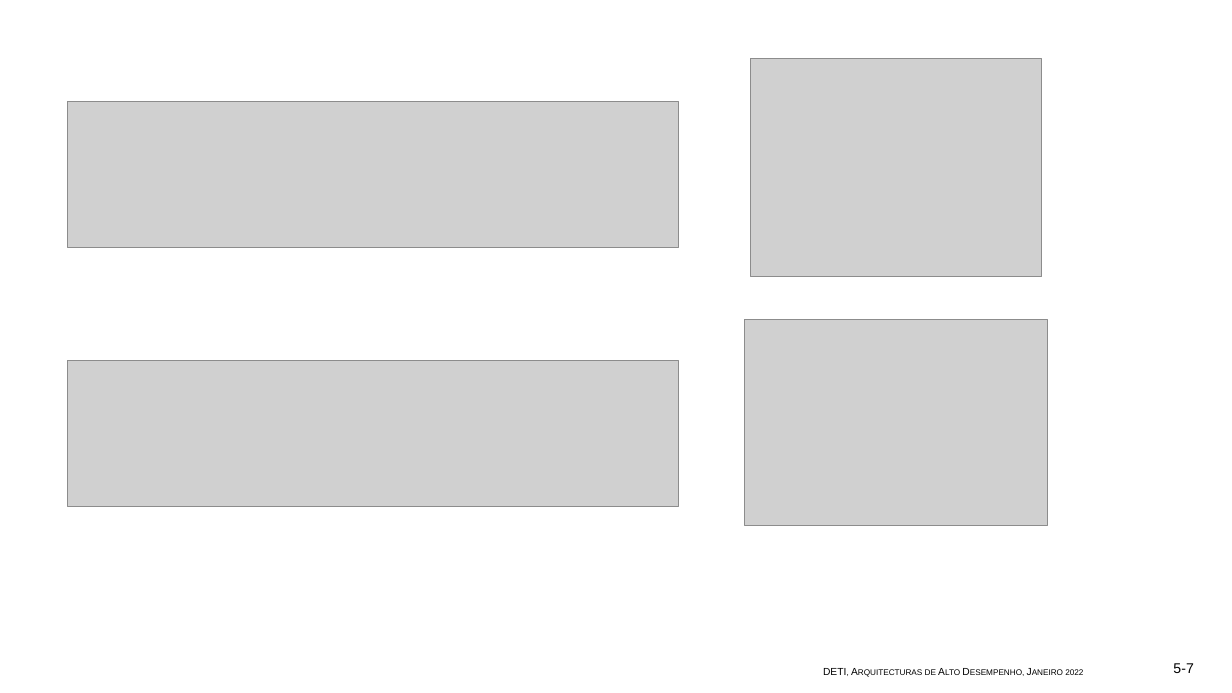
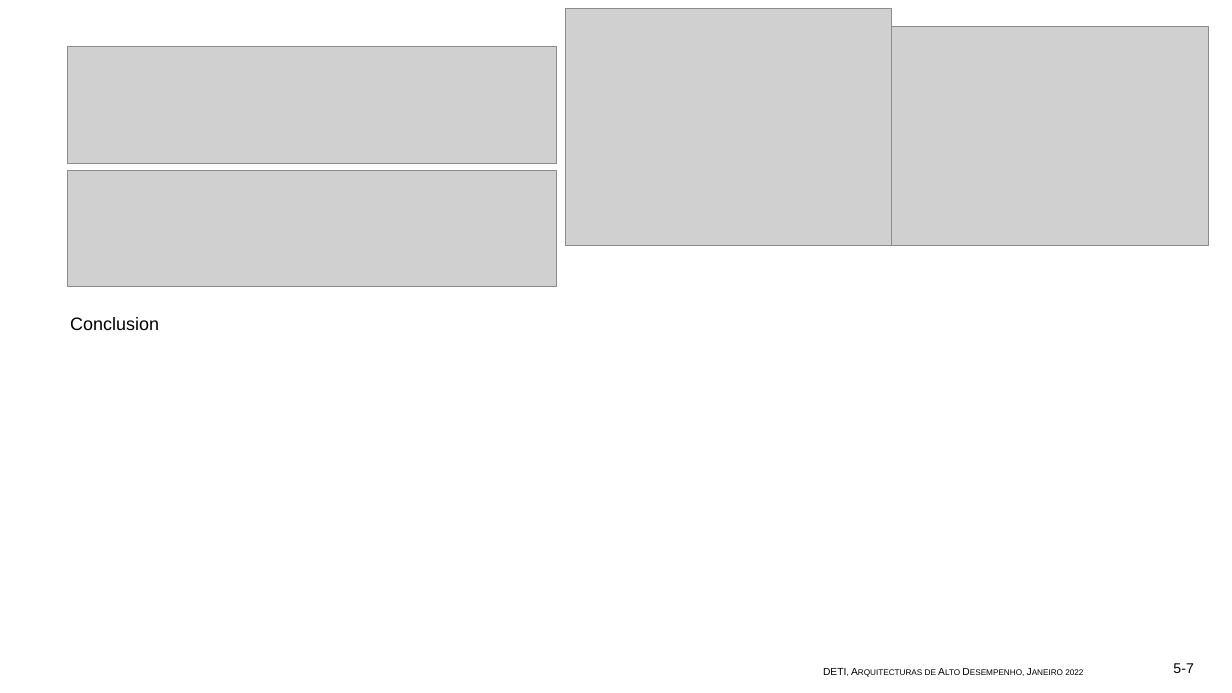
Before and after one commit to Pinto1088/AAD_2022, a slide deck: slide 5 of Assignment2/Apresentação1.pptx. Drawn at 1232x693 pixels with LibreOffice and Linux fonts; fonts in the diff are those of the drawing; grey boxes stand for pictures. Boxes give left, top, right and bottom in pixels: in the first picture for what was removed or moved away, otherwise in the second. Text is boxed around its words. In the diff, an @@ line names an element or a change of style, - is before the commit and + after.

```diff
--- a/Assignment2/Apresentação1.pptx
+++ b/Assignment2/Apresentação1.pptx
@@ picture: place and size @@
-picture at (750,58,1042,276)
+picture at (566,8,892,246)
@@ picture: place and size @@
-picture at (745,320,1048,525)
+picture at (876,26,1208,245)
@@ picture: place and size @@
-picture at (67,102,678,248)
+picture at (67,47,556,164)
@@ picture: place and size @@
-picture at (67,360,678,506)
+picture at (67,170,556,287)
@@ text added at (70,317,159,330), 14 pt, text #000000 @@
+Conclusion
```
Also in this commit, not shown: 5 other slides changed.
